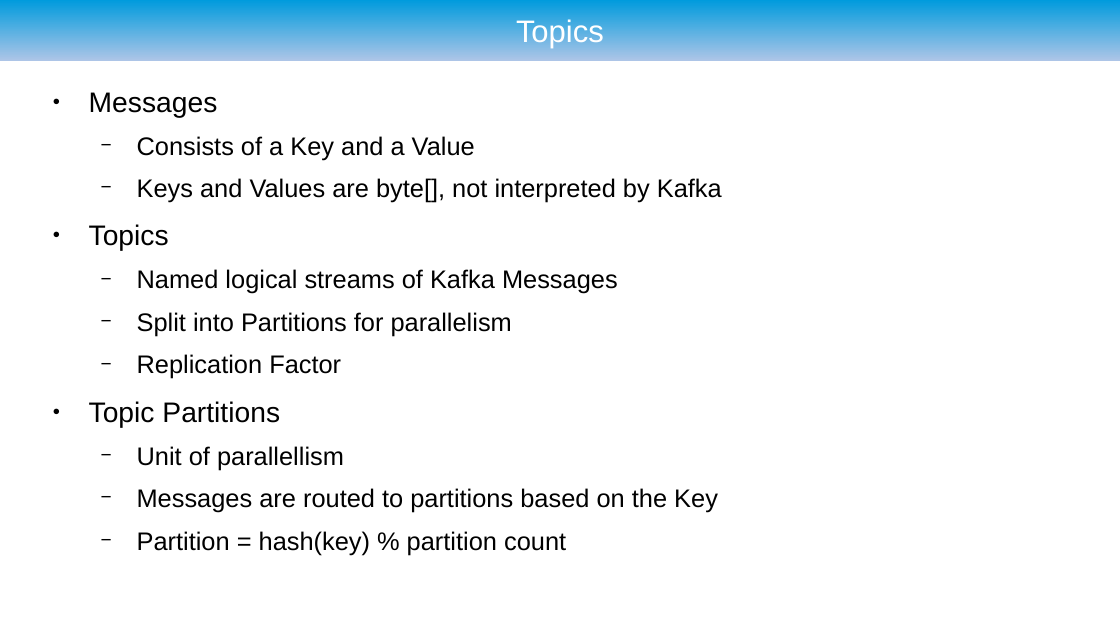
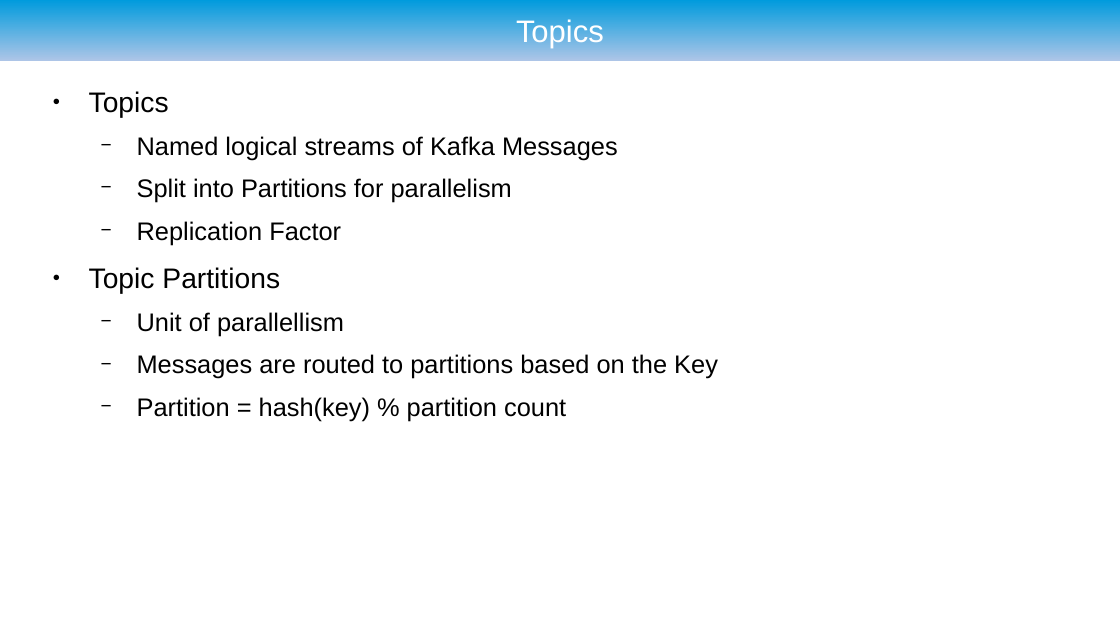
Before and after one commit to ryzlab/kafka-kompetensdag, a slide deck: slide 12 of doc/presentation.odp. Drawn at 1120x630 pixels with LibreOffice and Linux fonts; fonts in the diff are those of the drawing; background and template pictures are left out. Boxes give left, top, right and bottom in pixels: in the first picture for what was removed or moved away, otherwise in the second. Text is boxed around its words. In the diff, an @@ line names an element or a change of style, - is before the commit and + after.

```diff
--- a/doc/presentation.odp
+++ b/doc/presentation.odp
@@ text at [89,92,722,203]: paragraphs removed @@
-● Messages
-  − Consists of a Key and a Value
-  − Keys and Values are byte[], not interpreted by Kafka
```
Also in this commit, not shown: 11 other slides changed, 5 slides added.
